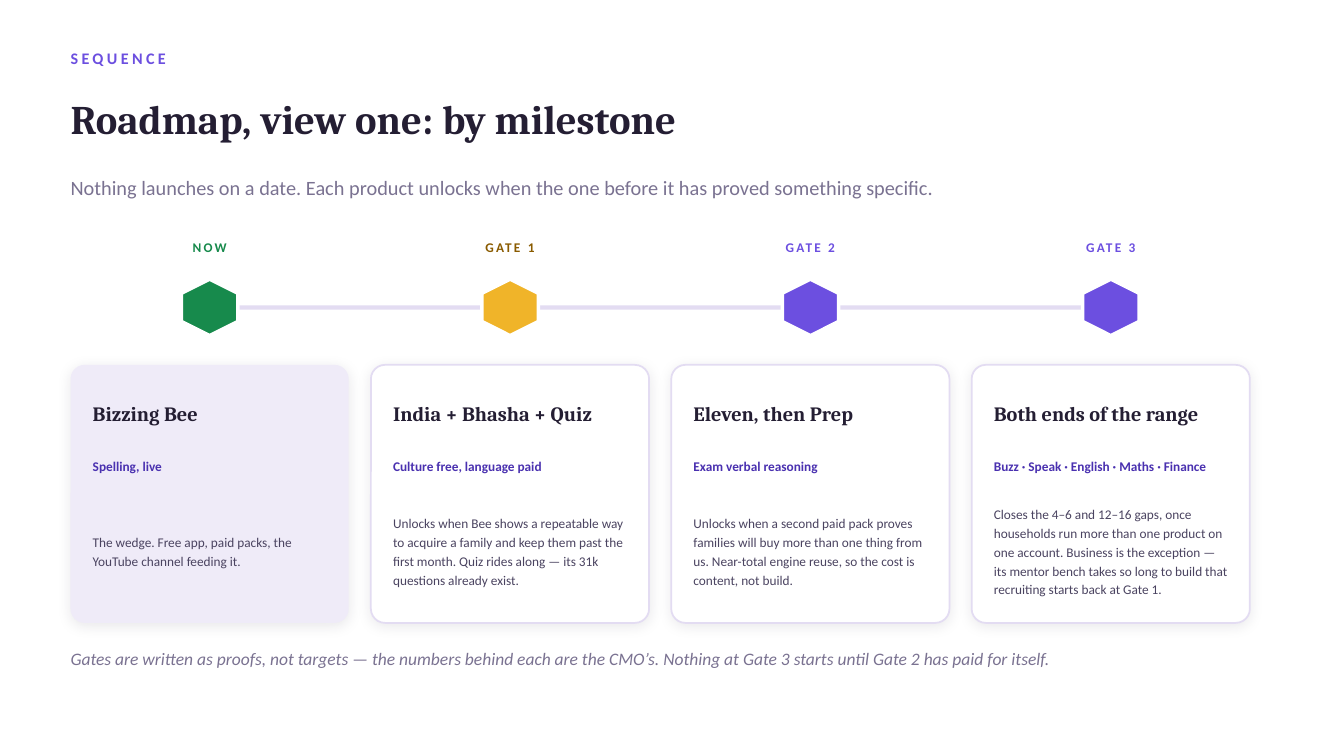
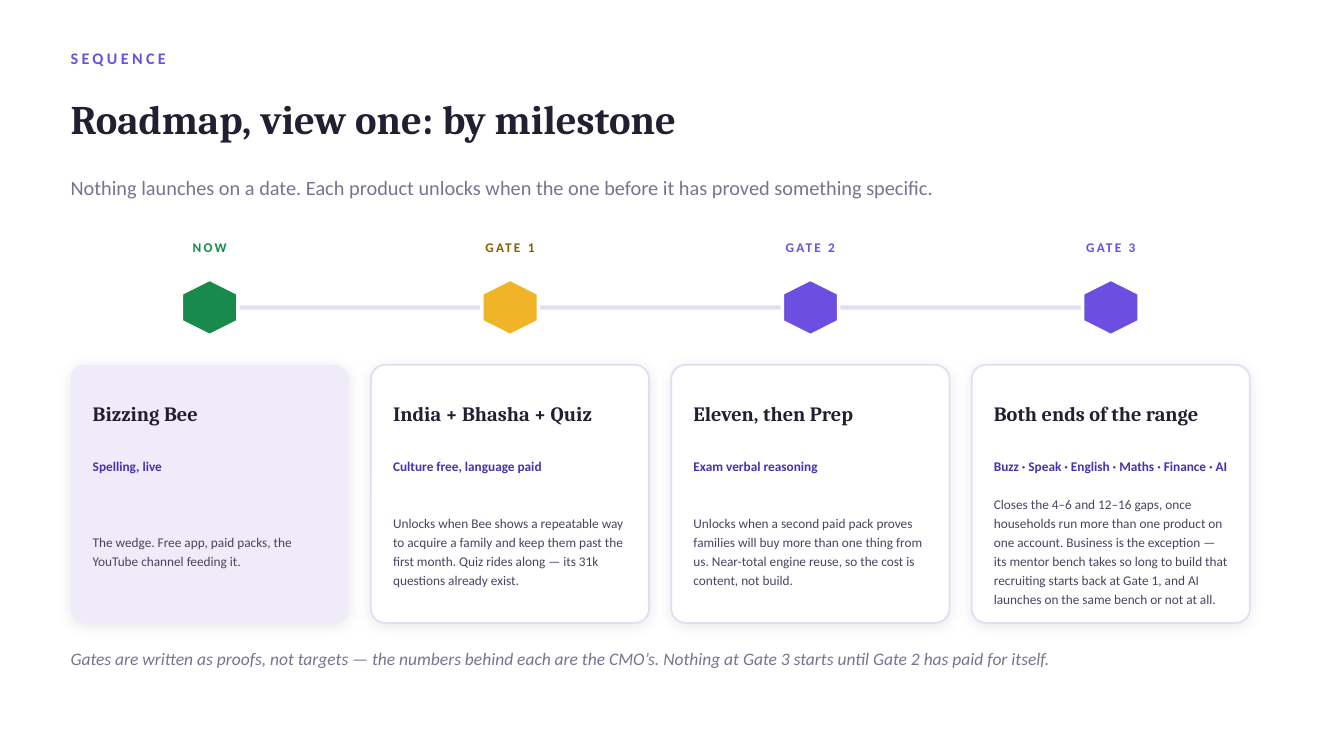
Before and after one commit to aayuvis/Bizzing-Bee, a slide deck: slide 20 of strategy/Bizzing-Strategy-Org.pptx (slide 19 before the commit). Drawn at 1344x756 pixels with LibreOffice and Linux fonts; fonts in the diff are those of the drawing. Boxes give left, top, right and bottom in pixels: in the first picture for what was removed or moved away, otherwise in the second. Text is boxed around its words. In the diff, an @@ line names an element or a change of style, - is before the commit and + after.

```diff
--- a/strategy/Bizzing-Strategy-Org.pptx
+++ b/strategy/Bizzing-Strategy-Org.pptx
@@ text at (x1=994, y1=461, x2=1228, y2=474): text changed @@
-Buzz · Speak · English · Maths · Finance
+Buzz · Speak · English · Maths · Finance · AI
@@ text at (x1=994, y1=499, x2=1227, y2=604): text changed @@
-Closes the 4–6 and 12–16 gaps, once households run more than one product on one account. Business is the exception — its mentor bench takes so long to build that recruiting starts back at Gate 1.
+Closes the 4–6 and 12–16 gaps, once households run more than one product on one account. Business is the exception — its mentor bench takes so long to build that recruiting starts back at Gate 1, and AI launches on the same bench or not at all.
```
Also in this commit, not shown: 13 other slides changed, 2 slides added, 1 other file.
